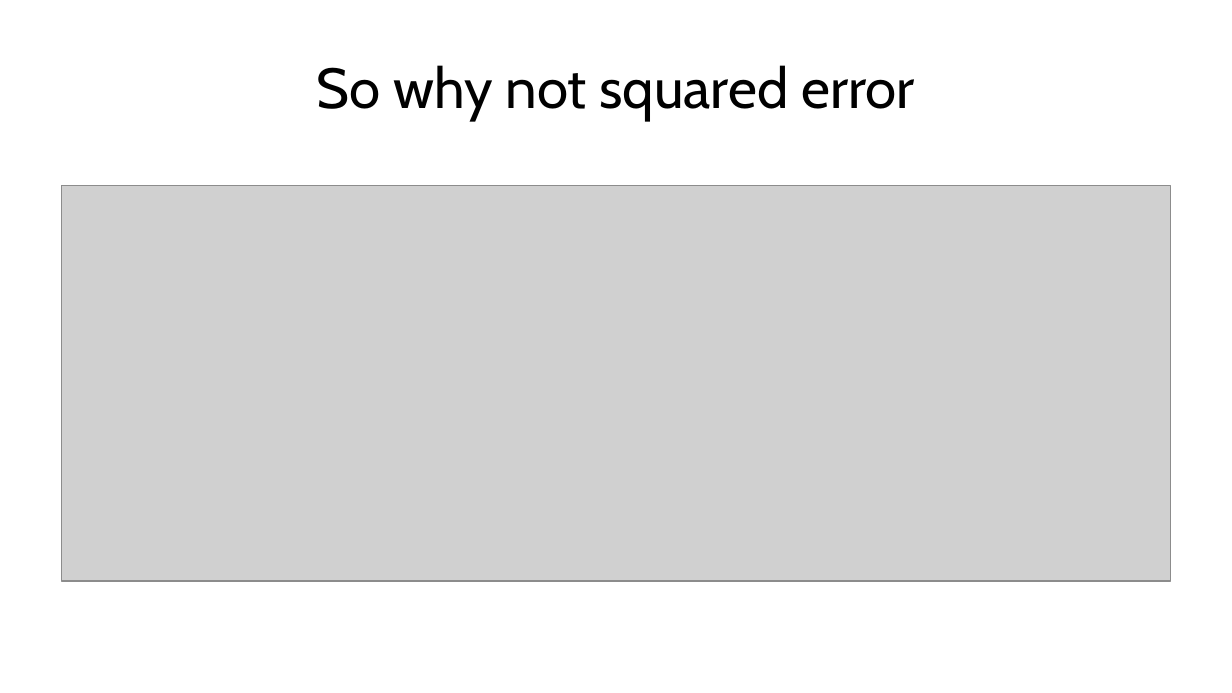
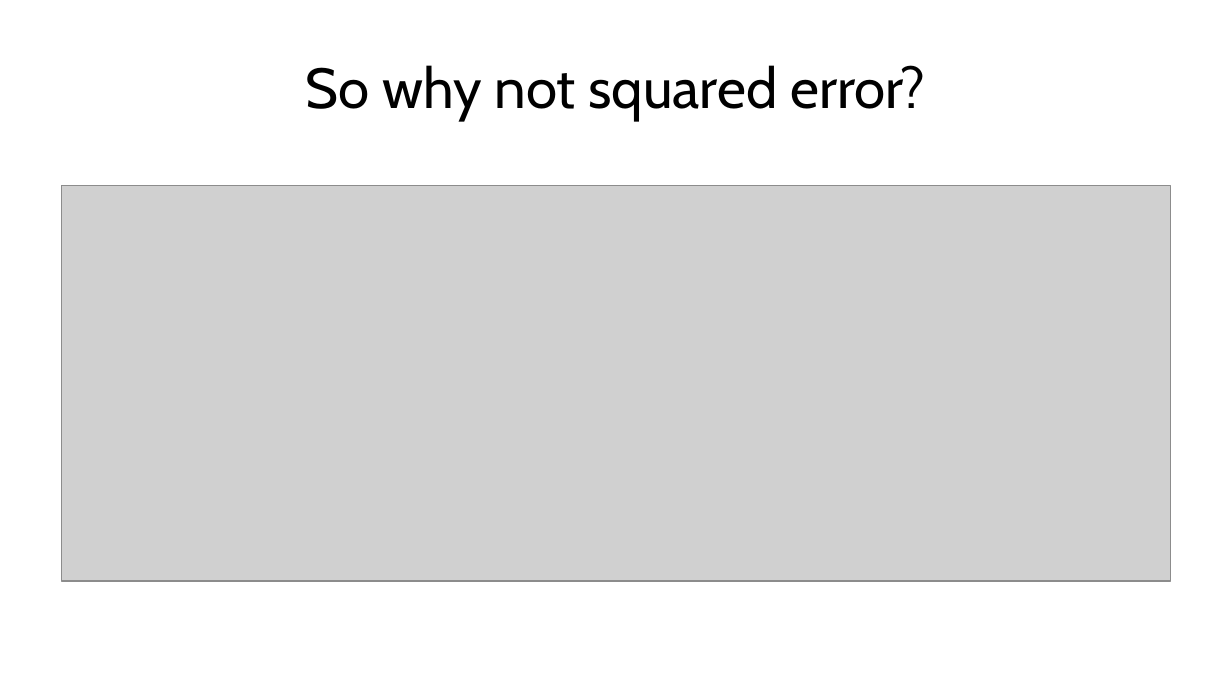
Before and after one commit to fabioantonini/technologies-for-artificial-intelligence, a slide deck: slide 17 of Lessons/04_classification_and_metrics/Slides/classification_and_metrics_slides.pptx. Drawn at 1232x693 pixels with LibreOffice and Linux fonts; fonts in the diff are those of the drawing; grey boxes stand for pictures; background and template pictures are left out. Boxes give left, top, right and bottom in pixels: in the first picture for what was removed or moved away, otherwise in the second. Text is boxed around its words. In the diff, an @@ line names an element or a change of style, - is before the commit and + after.

```diff
--- a/Lessons/04_classification_and_metrics/Slides/classification_and_metrics_slides.pptx
+++ b/Lessons/04_classification_and_metrics/Slides/classification_and_metrics_slides.pptx
@@ title at [306,65,925,121]: text changed @@
-So why not squared error
+So why not squared error?
```
Also in this commit, not shown: 3 other files.
